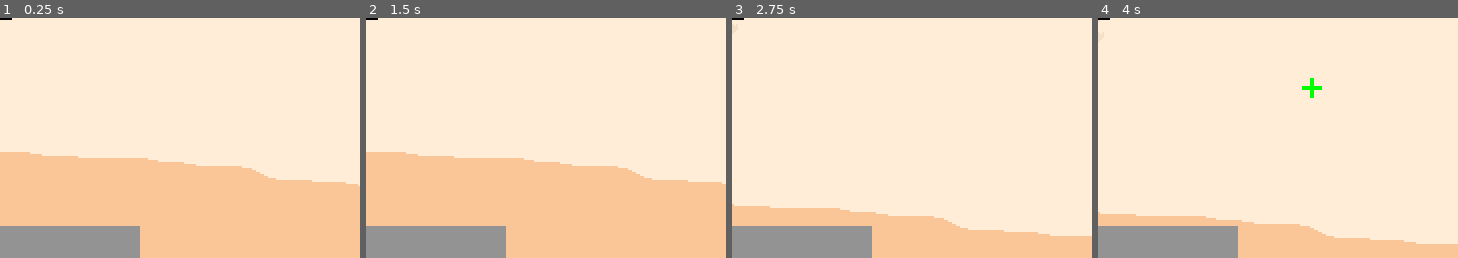
Above: before the commit, frames 1-4 (left to right).
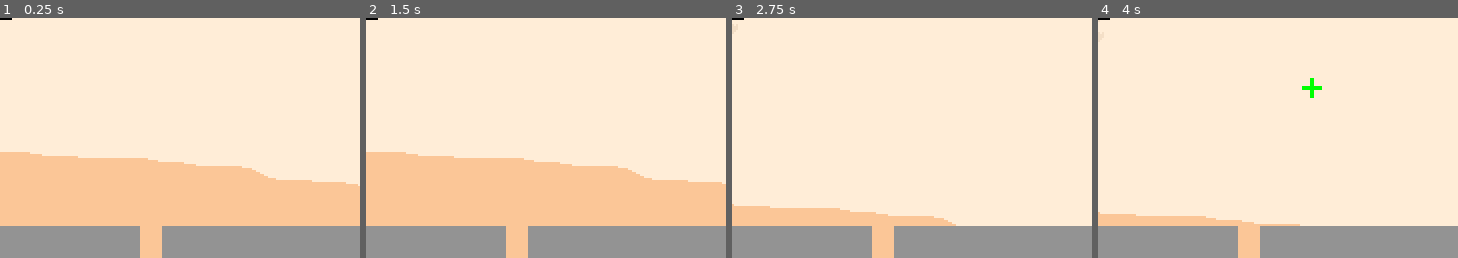
Above: after the commit, the same moments.

Repository: AstralStew/ProjectThirstyMerc
Game: Godot game, scene res://Scenes/game_scene.tscn
The game is run twice, just before and just after one commit, with the same random seed, the same clock (stepped at 60 frames per second) and the same inputs.
Inputs (mouse positions are % of the whole screen's width and height, from its top left):
- Up to frame 1 (0.25 s): no input
- Up to frame 2 (1.5 s): tap Enter at 0.5 s; drag from (50, 95) to (76, 31) at 0.52 s; drag from (30, 55) to (76, 31) at 1.27 s
- Up to frame 3 (2.75 s): move the mouse to (60, 28) at 2.02 s; press the mouse at (60, 28) at 2.03 s
- Up to frame 4 (4 s): release the mouse at (60, 28) at 2.75 s; drag from (45, 70) to (33, 23) at 2.77 s; move the mouse to (80, 65) at 3.52 s; press the mouse at (80, 65) at 3.53 s
The pictures show only the part of the screen within x 50-100%, y 50-100%; the shares and areas given below are measured in that part.

The runs differ from the first frame. In frame 1, 7.3% of the frame differs, in the area x 45-100%, y 86-100%; in frame 2, 7.3%; in frame 3, 7.3%; in frame 4, 7.3%.

Commit message:
Small fixes

Diff:
--- a/Scenes/game_scene.tscn
+++ b/Scenes/game_scene.tscn
@@ -251,6 +251,34 @@
 mouse_filter = 1
 color = Color(0.5747106, 0.57471067, 0.5747106, 1)
 
+[node name="MetalDetector2" type="Control" parent="HUD" unique_id=705264362]
+layout_mode = 3
+anchors_preset = 0
+offset_left = 331.0
+offset_top = 228.0
+offset_right = 331.0
+offset_bottom = 228.0
+pivot_offset_ratio = Vector2(0.5, 0.5)
+script = ExtResource("5_7iton")
+direction_indicator_prefab = ExtResource("7_ikfsv")
+movement_speed_modifier = 0.41
+rotation_bounds = Vector2(-10, 10)
+dragged_object = NodePath("Gfx")
+position_bounds = Array[Vector2]([Vector2(-160, -20), Vector2(20, -20)])
+reset_on_drag_end = true
+metadata/_custom_type_script = "uid://d0tcjrsdnm5rs"
+
+[node name="Gfx" type="ColorRect" parent="HUD/MetalDetector2" unique_id=1860630740]
+layout_mode = 0
+offset_left = -70.0
+offset_top = 20.0
+offset_right = 70.0
+offset_bottom = 100.0
+scale = Vector2(1, 1.6)
+pivot_offset_ratio = Vector2(0.5, 0.5)
+mouse_filter = 1
+color = Color(0.5747106, 0.57471067, 0.5747106, 1)
+
 [node name="Phone" type="PanelContainer" parent="HUD" unique_id=1994630281]
 offset_left = -98.0
 offset_top = 118.0
@@ -322,4 +350,5 @@
 [node name="Transitions" type="Node" parent="." unique_id=401277600]
 
 [connection signal="gui_input" from="HUD/MetalDetector" to="HUD/MetalDetector" method="_on_gui_input"]
+[connection signal="gui_input" from="HUD/MetalDetector2" to="HUD/MetalDetector2" method="_on_gui_input"]
 [connection signal="gui_input" from="HUD/Phone" to="HUD/Phone" method="_on_gui_input"]
--- /dev/null
+++ b/Scripts/HUD/Shovel.gd
@@ -0,0 +1,38 @@
+class_name Shovel extends Rotator
+
+@export var direction_indicator_prefab : PackedScene  #= preload("res://Scenes/Prefabs/direction_indicator.tscn")
+
+@export_range(0,1) var movement_speed_modifier : float  = 0
+@export_range(0,1) var indicator_rotation_range : float  = 90
+
+var _direction_indicator : DirectionIndicator
+
+# Called when the node enters the scene tree for the first time.
+func _ready() -> void:
+	super._ready()
+	on_drag_start.connect(start)
+	on_drag_end.connect(stop)
+
+
+func start() -> void:
+	PlayerCharacter.start_using_tool(movement_speed_modifier)
+
+	_direction_indicator = direction_indicator_prefab.instantiate()
+	WorldManager.effects_root.add_child(_direction_indicator)
+	_direction_indicator.rotation_range = indicator_rotation_range
+
+	detecting()
+
+func detecting() -> void:
+	while(is_dragging):
+		#print("indicator value = " + str())
+		_direction_indicator.indicator_rotation = remap(value,0,1,-1,1)
+		await get_tree().process_frame
+
+
+
+func stop() -> void:
+	PlayerCharacter.stop_using_tool()
+
+	_direction_indicator.queue_free()
+	_direction_indicator = null
--- a/Scripts/World/PlayerCharacter.gd
+++ b/Scripts/World/PlayerCharacter.gd
@@ -43,6 +43,10 @@
 func _start_using_tool(speed_modifier:float = 0.5) -> void:
 	print_rich(DEBUG_NAME,"StartUsingTool > Multiplying speed by " + str(speed_modifier))
 	is_using_tool = true
+
+	if speed_modifier == 0:
+		set_movement_target(global_position)
+
 	movement_speed = base_movement_speed * speed_modifier
 
 static func stop_using_tool() -> void:
Not shown, added: Scripts/HUD/Shovel.gd.uid
